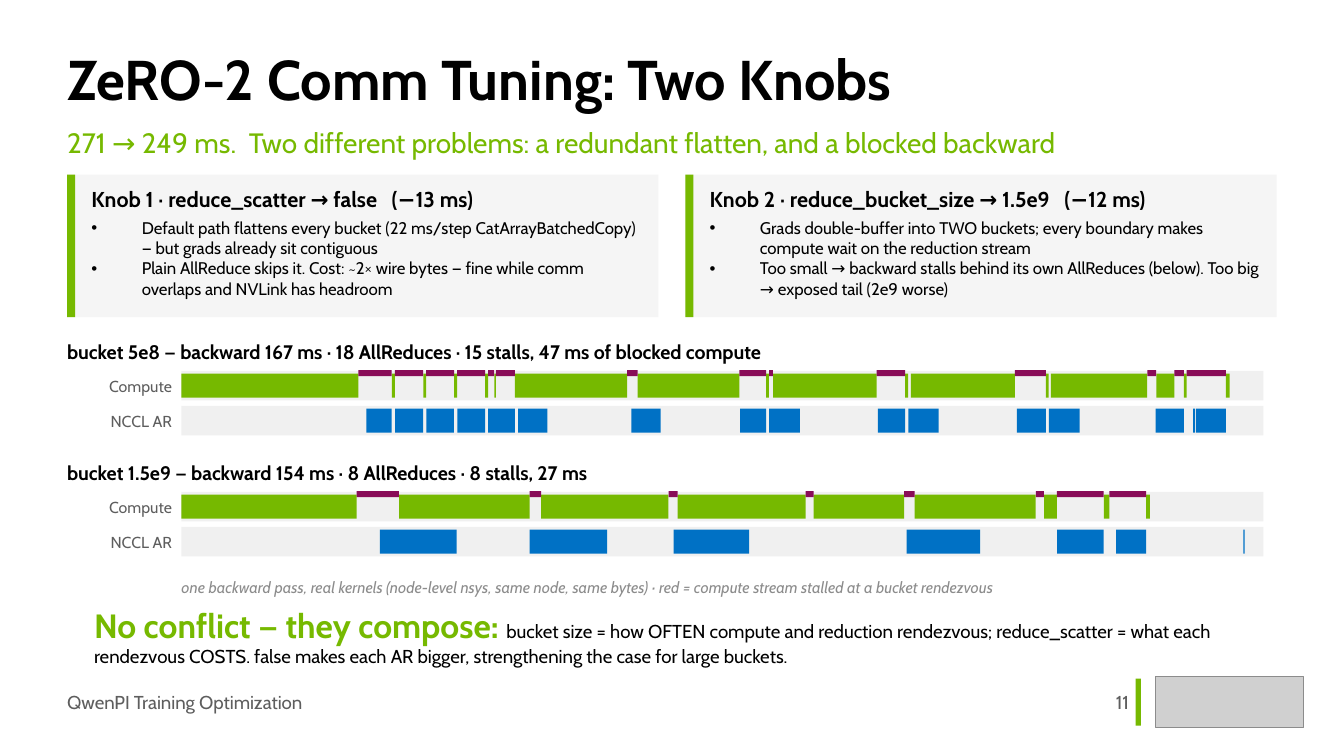
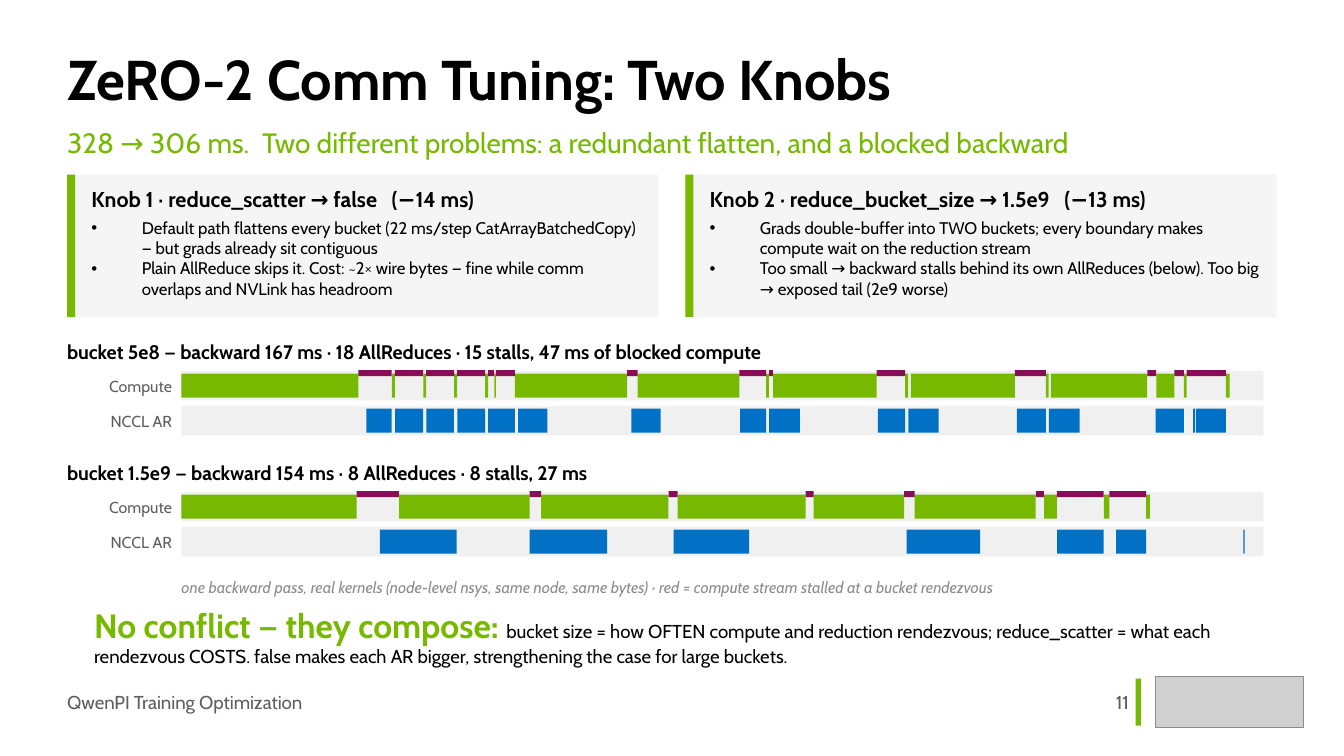
Before and after one commit to Holworth/starVLA, a slide deck: slide 11 of docs/slides/qwenpi-optimization.pptx. Drawn at 1344x756 pixels with LibreOffice and Linux fonts; fonts in the diff are those of the drawing; grey boxes stand for pictures. Boxes give left, top, right and bottom in pixels: in the first picture for what was removed or moved away, otherwise in the second. Text is boxed around its words. In the diff, an @@ line names an element or a change of style, - is before the commit and + after.

```diff
--- a/docs/slides/qwenpi-optimization.pptx
+++ b/docs/slides/qwenpi-optimization.pptx
@@ text at box(67, 132, 1068, 160): text changed @@
-271 → 249 ms. Two different problems: a redundant flatten, and a blocked backward
+328 → 306 ms. Two different problems: a redundant flatten, and a blocked backward
@@ text at box(91, 191, 474, 210): text changed @@
-Knob 1 · reduce_scatter → false (−13 ms)
+Knob 1 · reduce_scatter → false (−14 ms)
@@ text at box(710, 191, 1146, 210): text changed @@
-Knob 2 · reduce_bucket_size → 1.5e9 (−12 ms)
+Knob 2 · reduce_bucket_size → 1.5e9 (−13 ms)
```
Also in this commit, not shown: 6 other slides changed, 1 slide added, 1 slide removed, 1 other file.
